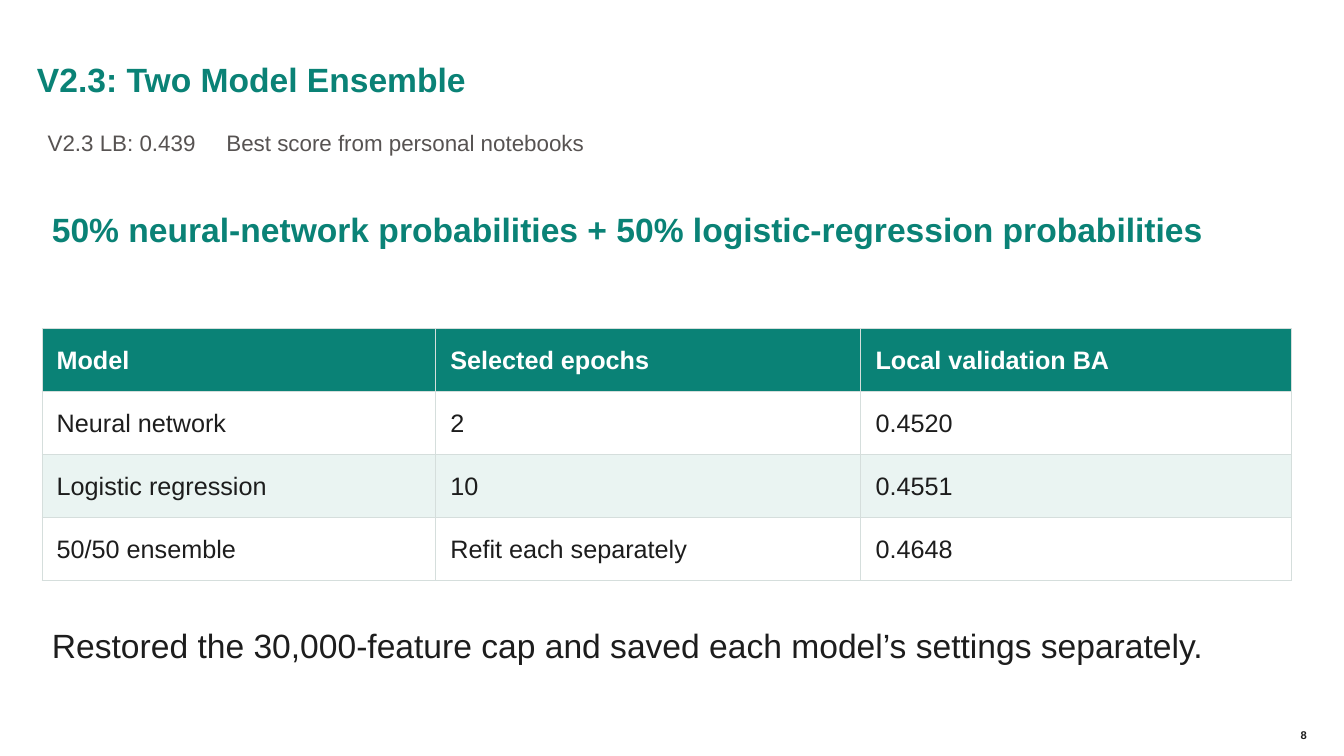
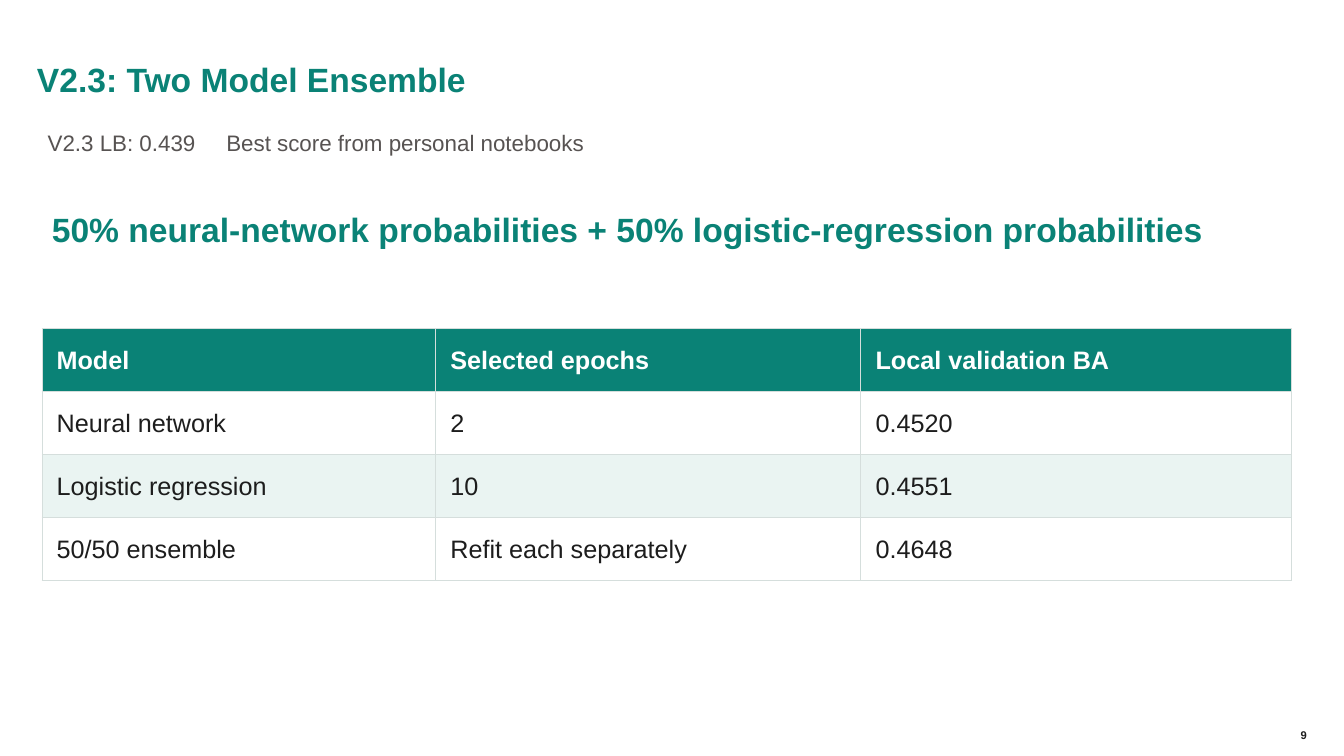
Before and after one commit to MarkFitzgibbon/Name_That_LLM, a slide deck: slide 9 of LLM Submitted Notebooks/Name That LLM Presentation - Mark Fitzgibbon - Draft 2.pptx (slide 8 before the commit). Drawn at 1344x756 pixels with LibreOffice and Linux fonts; fonts in the diff are those of the drawing; background and template pictures are left out. Boxes give left, top, right and bottom in pixels: in the first picture for what was removed or moved away, otherwise in the second. Text is boxed around its words. In the diff, an @@ line names an element or a change of style, - is before the commit and + after.

```diff
--- a/LLM Submitted Notebooks/Name That LLM Presentation - Mark Fitzgibbon - Draft 2.pptx
+++ b/LLM Submitted Notebooks/Name That LLM Presentation - Mark Fitzgibbon - Draft 2.pptx
@@ text removed at [52,633,1203,665] @@
-Restored the 30,000-feature cap and saved each model’s settings separately.
@@ page number at [1301,731,1307,742]: text changed @@
-8
+9
```
Also in this commit, not shown: 6 other slides changed, 1 slide added.
